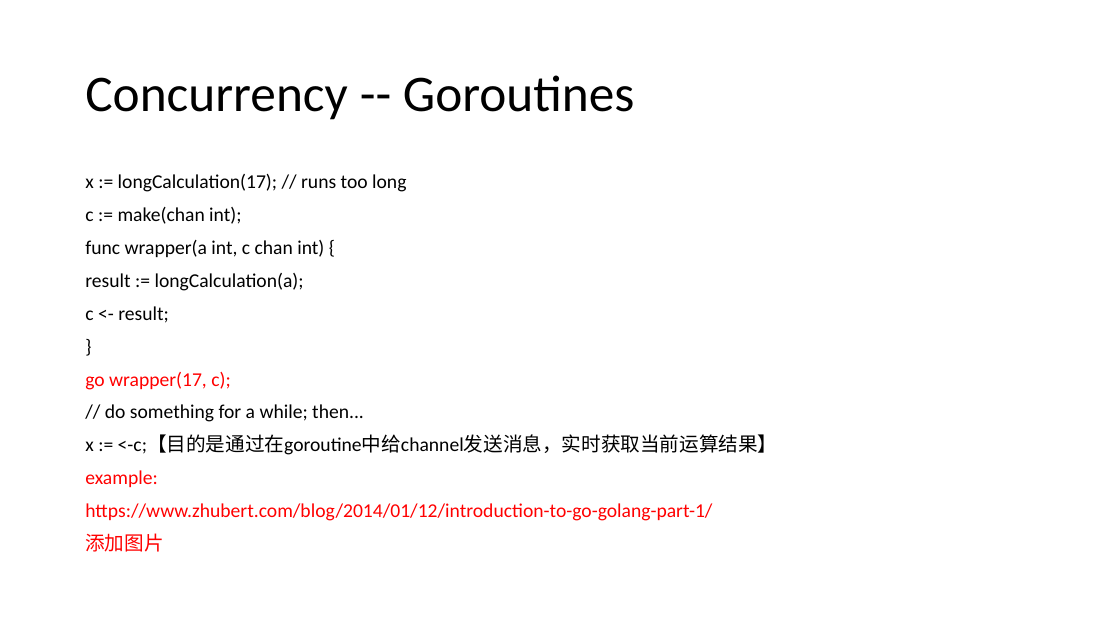
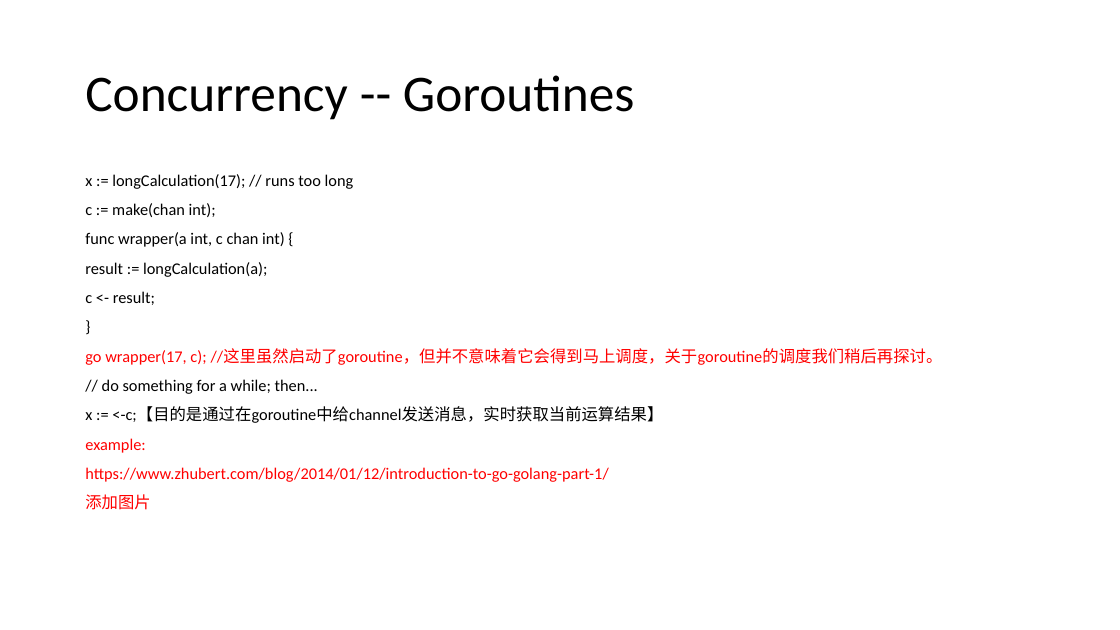
Before and after one commit to firstbird/goPresent, a slide deck: slide 16 of go introduction-revice.pptx. Drawn at 1120x630 pixels with LibreOffice and Linux fonts; fonts in the diff are those of the drawing. Boxes give left, top, right and bottom in pixels: in the first picture for what was removed or moved away, otherwise in the second. Text is boxed around its words. In the diff, an @@ line names an element or a change of style, - is before the commit and + after.

```diff
--- a/go introduction-revice.pptx
+++ b/go introduction-revice.pptx
@@ text at (x1=85, y1=174, x2=663, y2=510): size 16.8 to 14 pt in "x := longCalculation(17); // runs too long", "c := make(chan int);", "func wrapper(a int, c chan int) {", "result := longCalculation(a);" and 7 more places @@
@@ text at (x1=85, y1=348, x2=943, y2=365): text changed; size 16.8 to 14 pt @@
-go wrapper(17, c);
+go wrapper(17, c); //这里虽然启动了goroutine，但并不意味着它会得到马上调度，关于goroutine的调度我们稍后再探讨。
```
Also in this commit, not shown: 2 other slides changed.
